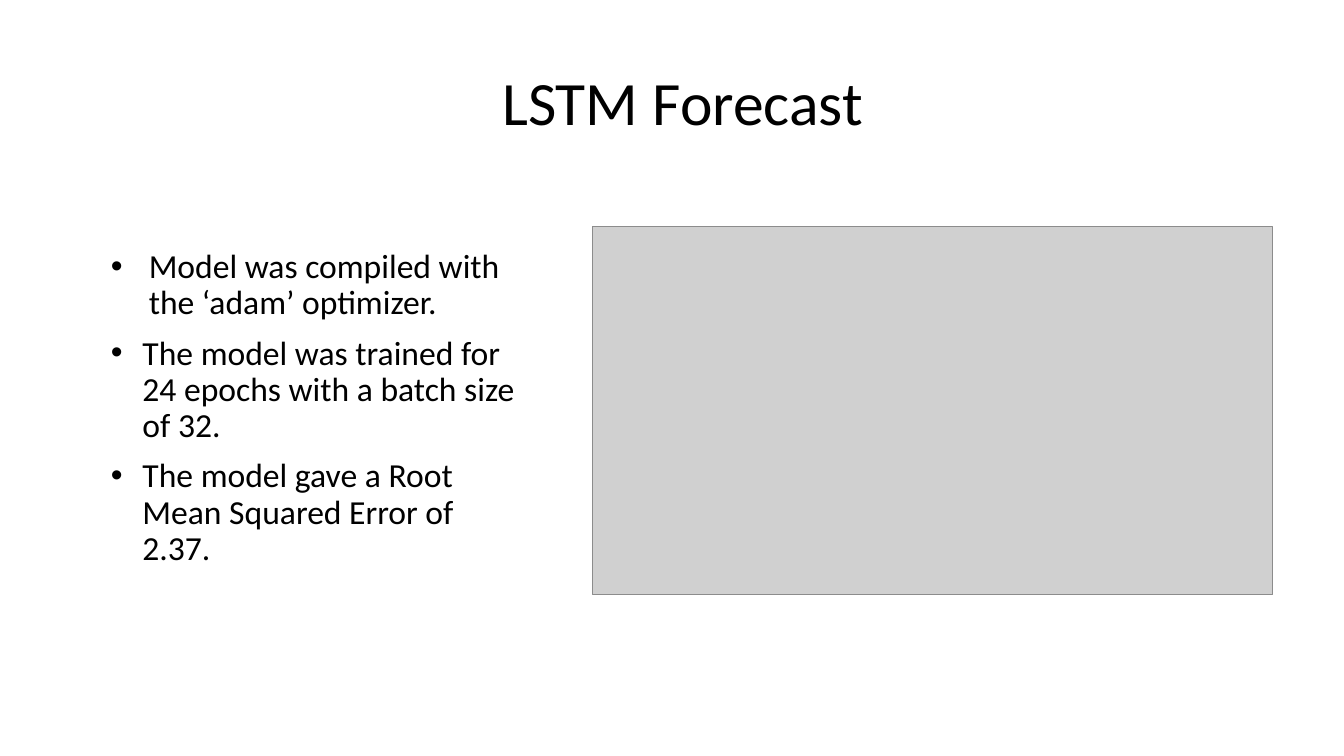
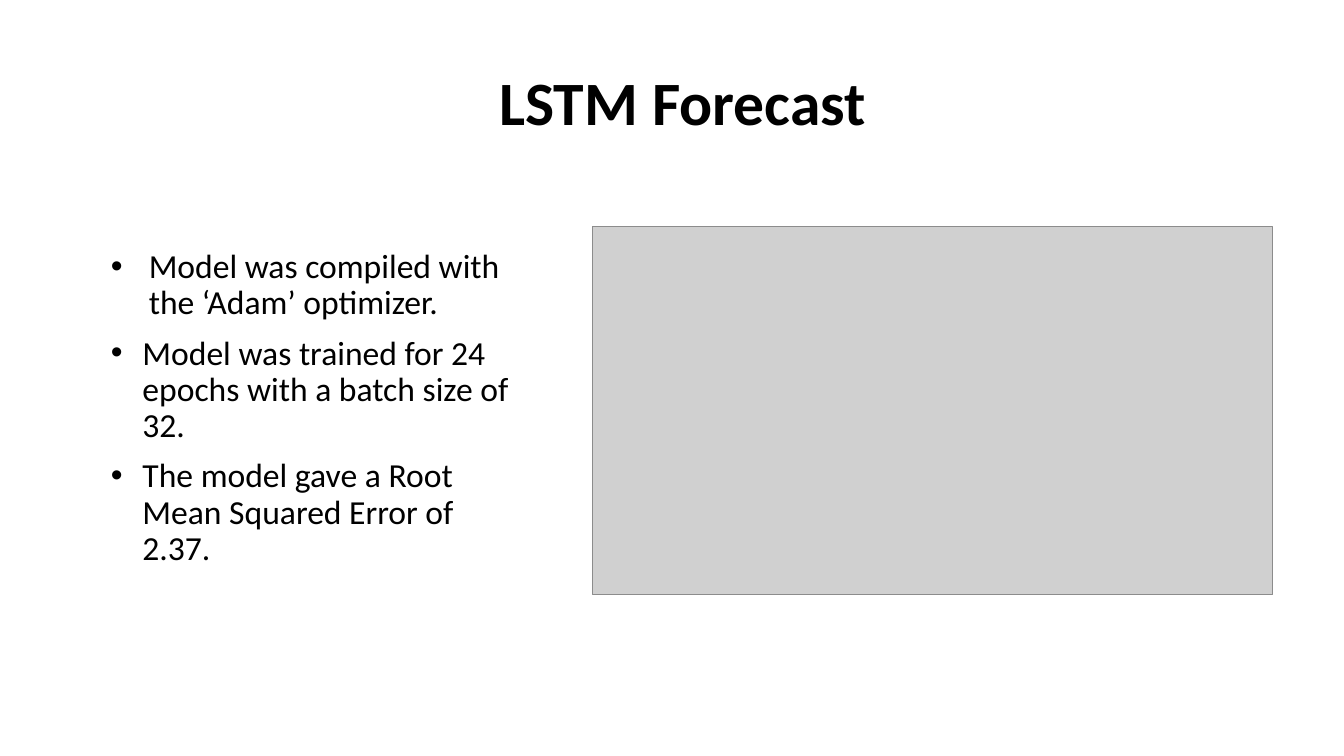
Before and after one commit to RupaliShah/Springboard, a slide deck: slide 21 of Capstone2/Reports/slide deck.pptx. Drawn at 1344x756 pixels with LibreOffice and Linux fonts; fonts in the diff are those of the drawing; grey boxes stand for pictures. Boxes give left, top, right and bottom in pixels: in the first picture for what was removed or moved away, otherwise in the second. Text is boxed around its words. In the diff, an @@ line names an element or a change of style, - is before the commit and + after.

```diff
--- a/Capstone2/Reports/slide deck.pptx
+++ b/Capstone2/Reports/slide deck.pptx
@@ title "LSTM Forecast" at [499,84,866,126]: bold on @@
@@ text at [142,254,508,438]: text changed @@
-• Model was compiled with the ‘adam’ optimizer.
-• The model was trained for 24 epochs with a batch size of 32.
+• Model was compiled with the ‘Adam’ optimizer.
+• Model was trained for 24 epochs with a batch size of 32.
```
Also in this commit, not shown: 22 other slides changed, 3 other files.
